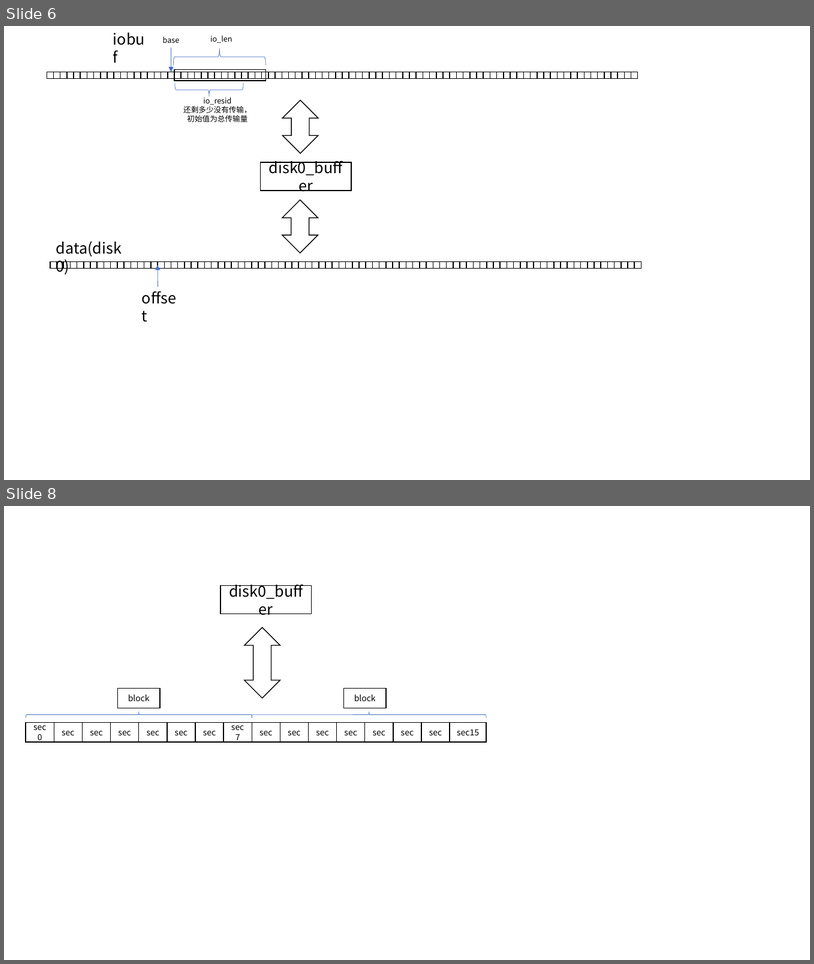
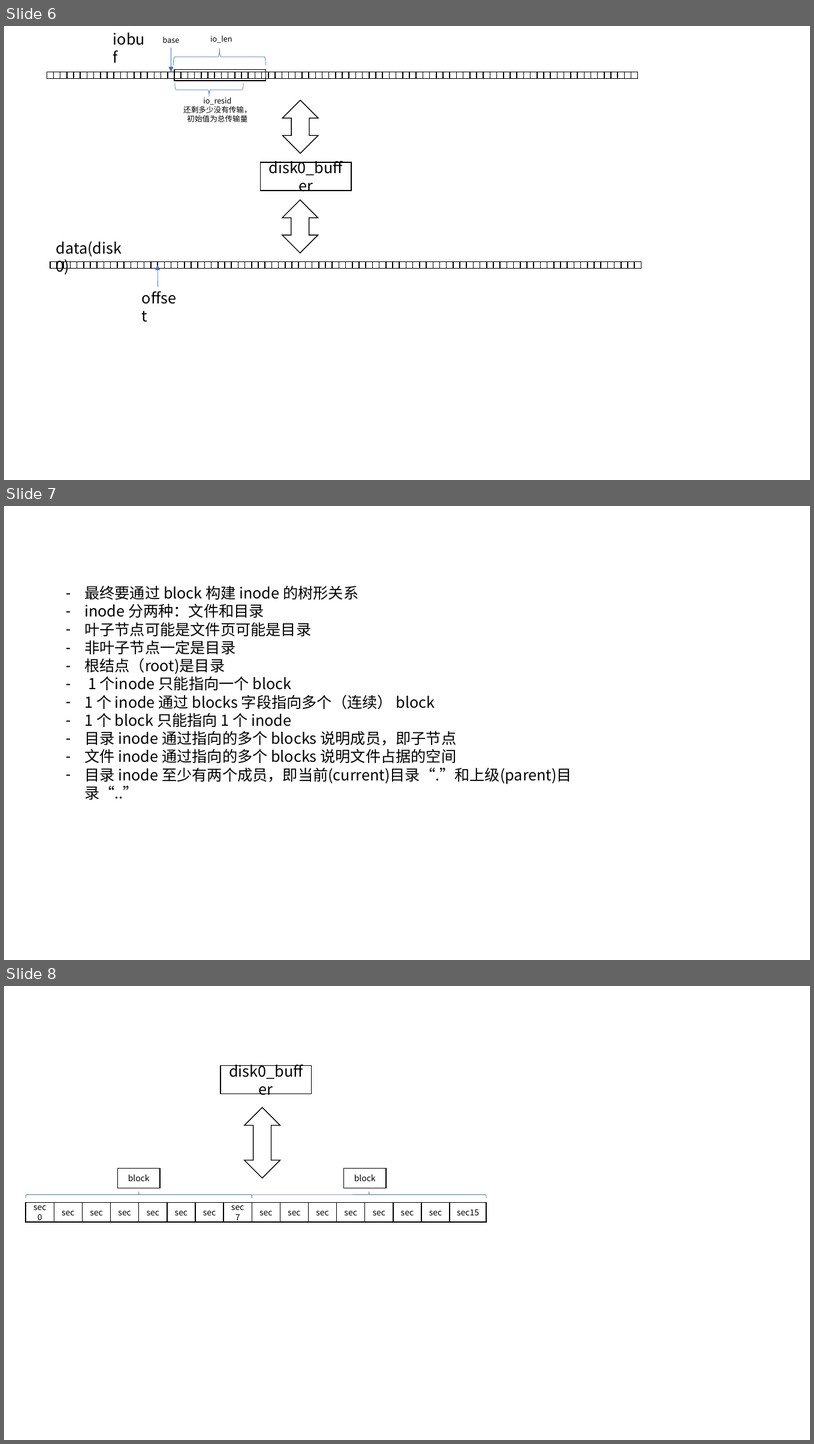
Before and after one commit to libinyl/lcore, a slide deck: ppts/文件系统.pptx. Shown one above the other, each under a label of ours: slides 6 and 8 before the commit, slides 6, 7 and 8 after it; the slides between them are not shown. The pictures are 814x964 and 814x1444 pixels, drawn with LibreOffice and Linux fonts; fonts in the diff are those of the drawing. Boxes give left, top, right and bottom in pixels: in the first picture for what was removed or moved away, otherwise in the second. Text is boxed around its words. In the diff, an @@ line names an element or a change of style, - is before the commit and + after.

```diff
--- a/ppts/文件系统.pptx
+++ b/ppts/文件系统.pptx
@@ slide 7 added at [4, 506, 810, 960], background #FFFFFF @@
@@ text added at [84, 585, 572, 799], 18 pt, text #000000 @@
+– 最终要通过 block 构建 inode 的树形关系
+– inode 分两种：文件和目录
+– 叶子节点可能是文件页可能是目录
+– 非叶子节点一定是目录
+– 根结点（root)是目录
+– 1 个inode 只能指向一个 block
+– 1 个 inode 通过 blocks 字段指向多个（连续） block
+– 1 个 block 只能指向 1 个 inode
+– 目录 inode 通过指向的多个 blocks 说明成员，即子节点
+– 文件 inode 通过指向的多个 blocks 说明文件占据的空间
+– 目录 inode 至少有两个成员，即当前(current)目录“.”和上级(parent)目录“..”
```
Also in this commit, not shown: 1 slide changed, 2 other slides added, 1 slide removed, 21 other files.
